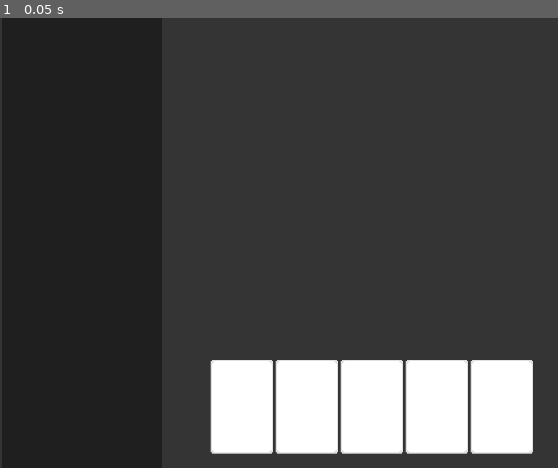
Above: before the commit, frame 1.
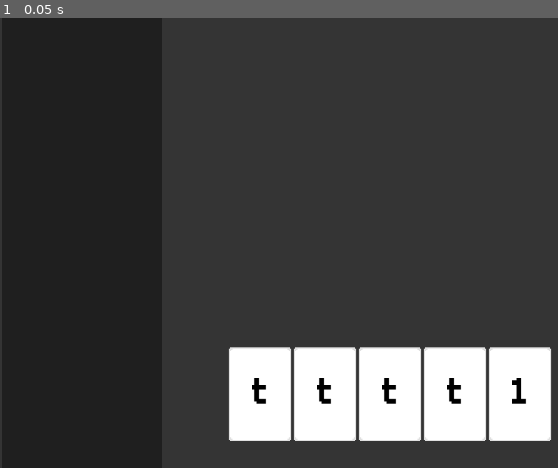
Above: after the commit, the same moment.

Repository: hd2802/stack-demon
Game: Godot game, scene res://_Scenes/level.tscn
Two runs of this game, one before a commit and one after it. Both use one fixed random seed, a clock stepped at 60 frames per second and the inputs below.
Inputs:
- Up to frame 1 (0.05 s): no input

The runs differ from the first frame. In frame 1, 6.4% of the frame differs, in the area x 37-99%, y 73-97%.

Commit message:
feat: add card data

Diff:
--- /dev/null
+++ b/CustomResources/card_data.gd
@@ -0,0 +1,6 @@
+extends Resource
+class_name CardDataResource
+
+@export var value : int
+@export var operation : String
+@export var text : String
--- /dev/null
+++ b/Resources/CardData/add.tres
@@ -0,0 +1,9 @@
+[gd_resource type="Resource" script_class="CardDataResource" load_steps=2 format=3 uid="uid://c5sdho4un8aia"]
+
+[ext_resource type="Script" path="res://CustomResources/card_data.gd" id="1_qj0st"]
+
+[resource]
+script = ExtResource("1_qj0st")
+value = -1
+operation = "+"
+text = "+"
--- /dev/null
+++ b/Resources/CardData/default.tres
@@ -0,0 +1,9 @@
+[gd_resource type="Resource" script_class="CardDataResource" load_steps=2 format=3 uid="uid://d114n48u8x1sh"]
+
+[ext_resource type="Script" path="res://CustomResources/card_data.gd" id="1_thetd"]
+
+[resource]
+script = ExtResource("1_thetd")
+value = 0
+operation = "default"
+text = "default"
--- /dev/null
+++ b/Resources/CardData/divide.tres
@@ -0,0 +1,9 @@
+[gd_resource type="Resource" script_class="CardDataResource" load_steps=2 format=3 uid="uid://fxg8otgjjngo"]
+
+[ext_resource type="Script" path="res://CustomResources/card_data.gd" id="1_1shib"]
+
+[resource]
+script = ExtResource("1_1shib")
+value = -1
+operation = "/"
+text = "/"
--- /dev/null
+++ b/Resources/CardData/eight.tres
@@ -0,0 +1,9 @@
+[gd_resource type="Resource" script_class="CardDataResource" load_steps=2 format=3 uid="uid://b4i5g8mgpn3ya"]
+
+[ext_resource type="Script" path="res://CustomResources/card_data.gd" id="1_6stjr"]
+
+[resource]
+script = ExtResource("1_6stjr")
+value = 8
+operation = "int"
+text = "8"
--- /dev/null
+++ b/Resources/CardData/five.tres
@@ -0,0 +1,9 @@
+[gd_resource type="Resource" script_class="CardDataResource" load_steps=2 format=3 uid="uid://i8hgoj0ab5h3"]
+
+[ext_resource type="Script" path="res://CustomResources/card_data.gd" id="1_7nxdk"]
+
+[resource]
+script = ExtResource("1_7nxdk")
+value = 5
+operation = "int"
+text = "5"
--- /dev/null
+++ b/Resources/CardData/four.tres
@@ -0,0 +1,9 @@
+[gd_resource type="Resource" script_class="CardDataResource" load_steps=2 format=3 uid="uid://dpv85kc6uff60"]
+
+[ext_resource type="Script" path="res://CustomResources/card_data.gd" id="1_26ol2"]
+
+[resource]
+script = ExtResource("1_26ol2")
+value = 4
+operation = "int"
+text = "4"
--- /dev/null
+++ b/Resources/CardData/multiply.tres
@@ -0,0 +1,9 @@
+[gd_resource type="Resource" script_class="CardDataResource" load_steps=2 format=3 uid="uid://dfpcxp04dbcgt"]
+
+[ext_resource type="Script" path="res://CustomResources/card_data.gd" id="1_y4m3x"]
+
+[resource]
+script = ExtResource("1_y4m3x")
+value = -1
+operation = "*"
+text = "*"
--- /dev/null
+++ b/Resources/CardData/nine.tres
@@ -0,0 +1,9 @@
+[gd_resource type="Resource" script_class="CardDataResource" load_steps=2 format=3 uid="uid://2bm6ebyoadch"]
+
+[ext_resource type="Script" path="res://CustomResources/card_data.gd" id="1_hsue2"]
+
+[resource]
+script = ExtResource("1_hsue2")
+value = 9
+operation = "int"
+text = "9"
--- /dev/null
+++ b/Resources/CardData/one.tres
@@ -0,0 +1,9 @@
+[gd_resource type="Resource" script_class="CardDataResource" load_steps=2 format=3 uid="uid://buj3j8weflf7o"]
+
+[ext_resource type="Script" path="res://CustomResources/card_data.gd" id="1_st86f"]
+
+[resource]
+script = ExtResource("1_st86f")
+value = 1
+operation = "int"
+text = "1"
--- /dev/null
+++ b/Resources/CardData/seven.tres
@@ -0,0 +1,9 @@
+[gd_resource type="Resource" script_class="CardDataResource" load_steps=2 format=3 uid="uid://unsl31lbbhtp"]
+
+[ext_resource type="Script" path="res://CustomResources/card_data.gd" id="1_1j528"]
+
+[resource]
+script = ExtResource("1_1j528")
+value = 7
+operation = "int"
+text = "7"
--- /dev/null
+++ b/Resources/CardData/six.tres
@@ -0,0 +1,9 @@
+[gd_resource type="Resource" script_class="CardDataResource" load_steps=2 format=3 uid="uid://7e5j4wj0dwf5"]
+
+[ext_resource type="Script" path="res://CustomResources/card_data.gd" id="1_60b37"]
+
+[resource]
+script = ExtResource("1_60b37")
+value = 6
+operation = "int"
+text = "6"
--- /dev/null
+++ b/Resources/CardData/subtract.tres
@@ -0,0 +1,9 @@
+[gd_resource type="Resource" script_class="CardDataResource" load_steps=2 format=3 uid="uid://b7syh5nng4yk"]
+
+[ext_resource type="Script" path="res://CustomResources/card_data.gd" id="1_vle4t"]
+
+[resource]
+script = ExtResource("1_vle4t")
+value = -1
+operation = "-"
+text = "-"
--- /dev/null
+++ b/Resources/CardData/three.tres
@@ -0,0 +1,9 @@
+[gd_resource type="Resource" script_class="CardDataResource" load_steps=2 format=3 uid="uid://dqaknjccfhfqc"]
+
+[ext_resource type="Script" path="res://CustomResources/card_data.gd" id="1_qc4aq"]
+
+[resource]
+script = ExtResource("1_qc4aq")
+value = 2
+operation = "int"
+text = "2"
--- /dev/null
+++ b/Resources/CardData/two.tres
@@ -0,0 +1,9 @@
+[gd_resource type="Resource" script_class="CardDataResource" load_steps=2 format=3 uid="uid://dcg52mlk4rxdv"]
+
+[ext_resource type="Script" path="res://CustomResources/card_data.gd" id="1_37orj"]
+
+[resource]
+script = ExtResource("1_37orj")
+value = 3
+operation = "int"
+text = "3"
--- /dev/null
+++ b/Resources/CardData/zero.tres
@@ -0,0 +1,9 @@
+[gd_resource type="Resource" script_class="CardDataResource" load_steps=2 format=3 uid="uid://r3gm1igmtt0d"]
+
+[ext_resource type="Script" path="res://CustomResources/card_data.gd" id="1_j7j2x"]
+
+[resource]
+script = ExtResource("1_j7j2x")
+value = 0
+operation = "int"
+text = "0"
--- /dev/null
+++ b/Themes/default.tres
@@ -0,0 +1,8 @@
+[gd_resource type="Theme" load_steps=2 format=3 uid="uid://w4cehlc025w8"]
+
+[ext_resource type="FontFile" uid="uid://ddaxbmish44ev" path="res://Assets/Fonts/m6x11.ttf" id="1_a7nir"]
+
+[resource]
+default_font = ExtResource("1_a7nir")
+default_font_size = 60
+Label/colors/font_color = Color(0, 0, 0, 1)
--- a/_Scenes/card.tscn
+++ b/_Scenes/card.tscn
@@ -1,16 +1,33 @@
-[gd_scene load_steps=2 format=3 uid="uid://m1cief7boe3f"]
+[gd_scene load_steps=4 format=3 uid="uid://m1cief7boe3f"]
 
 [ext_resource type="Texture2D" uid="uid://djqhdffattcnl" path="res://Sprites/card_sprite.png" id="1_02skm"]
+[ext_resource type="Theme" uid="uid://w4cehlc025w8" path="res://Themes/default.tres" id="1_da12g"]
+[ext_resource type="Script" path="res://_Scripts/Card/card.gd" id="1_hcfnd"]
 
 [node name="Card" type="Control"]
 custom_minimum_size = Vector2(100, 150)
 layout_mode = 3
-anchor_right = 0.078125
-anchor_bottom = 0.208333
-grow_horizontal = 2
-grow_vertical = 2
-metadata/_edit_use_anchors_ = true
+anchors_preset = 0
+offset_right = 100.0
+offset_bottom = 150.0
+theme = ExtResource("1_da12g")
+script = ExtResource("1_hcfnd")
 
 [node name="Sprite2D" type="Sprite2D" parent="."]
 position = Vector2(50, 75)
 texture = ExtResource("1_02skm")
+
+[node name="Label" type="Label" parent="."]
+layout_mode = 1
+anchors_preset = 8
+anchor_left = 0.5
+anchor_top = 0.5
+anchor_right = 0.5
+anchor_bottom = 0.5
+offset_left = -13.0
+offset_top = -27.0
+offset_right = 13.0
+offset_bottom = 27.0
+grow_horizontal = 2
+grow_vertical = 2
+text = "t"
--- a/_Scenes/level.tscn
+++ b/_Scenes/level.tscn
@@ -1,6 +1,7 @@
-[gd_scene load_steps=2 format=3 uid="uid://dipmb0ce8ps10"]
+[gd_scene load_steps=3 format=3 uid="uid://dipmb0ce8ps10"]
 
-[ext_resource type="PackedScene" uid="uid://bpm3yfaakmupi" path="res://_Scenes/player_hand.tscn" id="1_7cxrx"]
+[ext_resource type="Script" path="res://_Scripts/PlayerHand/player_hand.gd" id="1_2yitt"]
+[ext_resource type="PackedScene" uid="uid://m1cief7boe3f" path="res://_Scenes/card.tscn" id="1_5pjcu"]
 
 [node name="Level" type="Node2D"]
 
@@ -15,8 +16,21 @@
 offset_bottom = 720.0
 color = Color(0.121569, 0.121569, 0.121569, 1)
 
-[node name="PlayerHand" parent="." instance=ExtResource("1_7cxrx")]
-offset_left = 337.0
-offset_top = 547.0
-offset_right = 337.0
-offset_bottom = 547.0
+[node name="PlayerHand" type="HBoxContainer" parent="."]
+offset_left = 366.0
+offset_top = 527.0
+offset_right = 882.0
+offset_bottom = 677.0
+script = ExtResource("1_2yitt")
+
+[node name="Card" parent="PlayerHand" instance=ExtResource("1_5pjcu")]
+layout_mode = 2
+
+[node name="Card2" parent="PlayerHand" instance=ExtResource("1_5pjcu")]
+layout_mode = 2
+
+[node name="Card3" parent="PlayerHand" instance=ExtResource("1_5pjcu")]
+layout_mode = 2
+
+[node name="Card4" parent="PlayerHand" instance=ExtResource("1_5pjcu")]
+layout_mode = 2
--- a/_Scenes/player_hand.tscn
+++ /dev/null
@@ -1,31 +0,0 @@
-[gd_scene load_steps=2 format=3 uid="uid://bpm3yfaakmupi"]
-
-[ext_resource type="PackedScene" uid="uid://m1cief7boe3f" path="res://_Scenes/card.tscn" id="1_fj14p"]
-
-[node name="PlayerHand" type="Control"]
-layout_mode = 3
-anchor_right = 0.5625
-anchor_bottom = 0.208333
-grow_horizontal = 2
-grow_vertical = 2
-metadata/_edit_use_anchors_ = true
-
-[node name="Hand" type="HBoxContainer" parent="."]
-layout_mode = 0
-offset_right = 720.0
-offset_bottom = 150.0
-
-[node name="Card" parent="Hand" instance=ExtResource("1_fj14p")]
-layout_mode = 2
-
-[node name="Card2" parent="Hand" instance=ExtResource("1_fj14p")]
-layout_mode = 2
-
-[node name="Card3" parent="Hand" instance=ExtResource("1_fj14p")]
-layout_mode = 2
-
-[node name="Card4" parent="Hand" instance=ExtResource("1_fj14p")]
-layout_mode = 2
-
-[node name="Card5" parent="Hand" instance=ExtResource("1_fj14p")]
-layout_mode = 2
--- /dev/null
+++ b/_Scripts/Card/card.gd
@@ -0,0 +1,11 @@
+extends Node
+class_name Card
+
+var card_data : CardDataResource
+
+func _ready() -> void:
+	pass
+
+func createCard(card : String):
+	self.card_data = load("res://Resources/CardData/" + card + ".tres")
+	self.get_node("Label").text = card_data.text
--- /dev/null
+++ b/_Scripts/PlayerHand/player_hand.gd
@@ -0,0 +1,12 @@
+extends Node
+class_name PlayerHand
+
+var cards : Array[String]
+
+func _ready():
+	var card : Card = load("res://_Scenes/card.tscn").instantiate()
+	card.createCard("one")
+	self.add_child(card)
+
+func populateHand():
+	pass
Binary file added: Assets/Fonts/m6x11.ttf
Not shown, added: Assets/Fonts/m6x11.ttf.import
